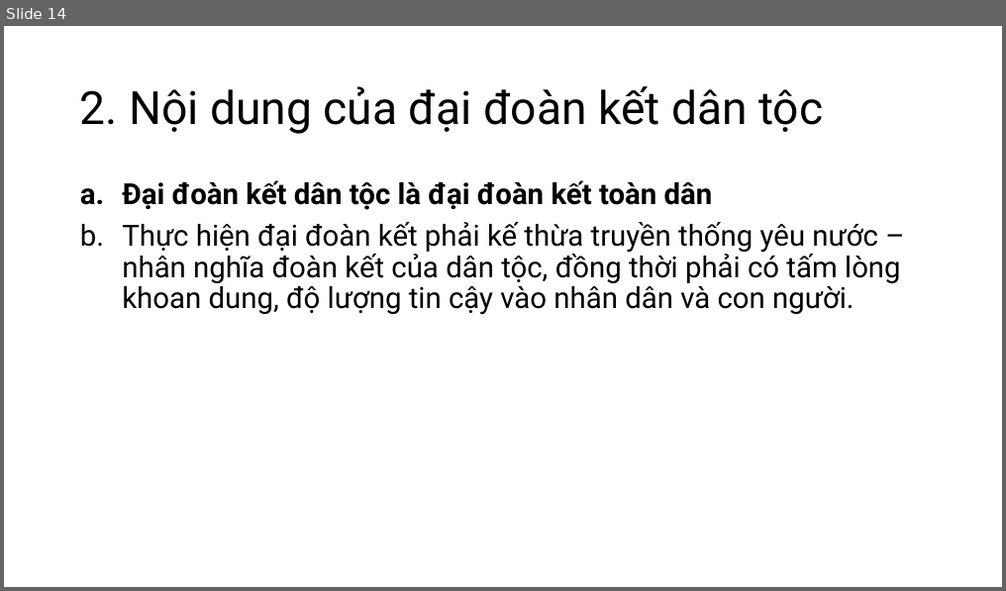
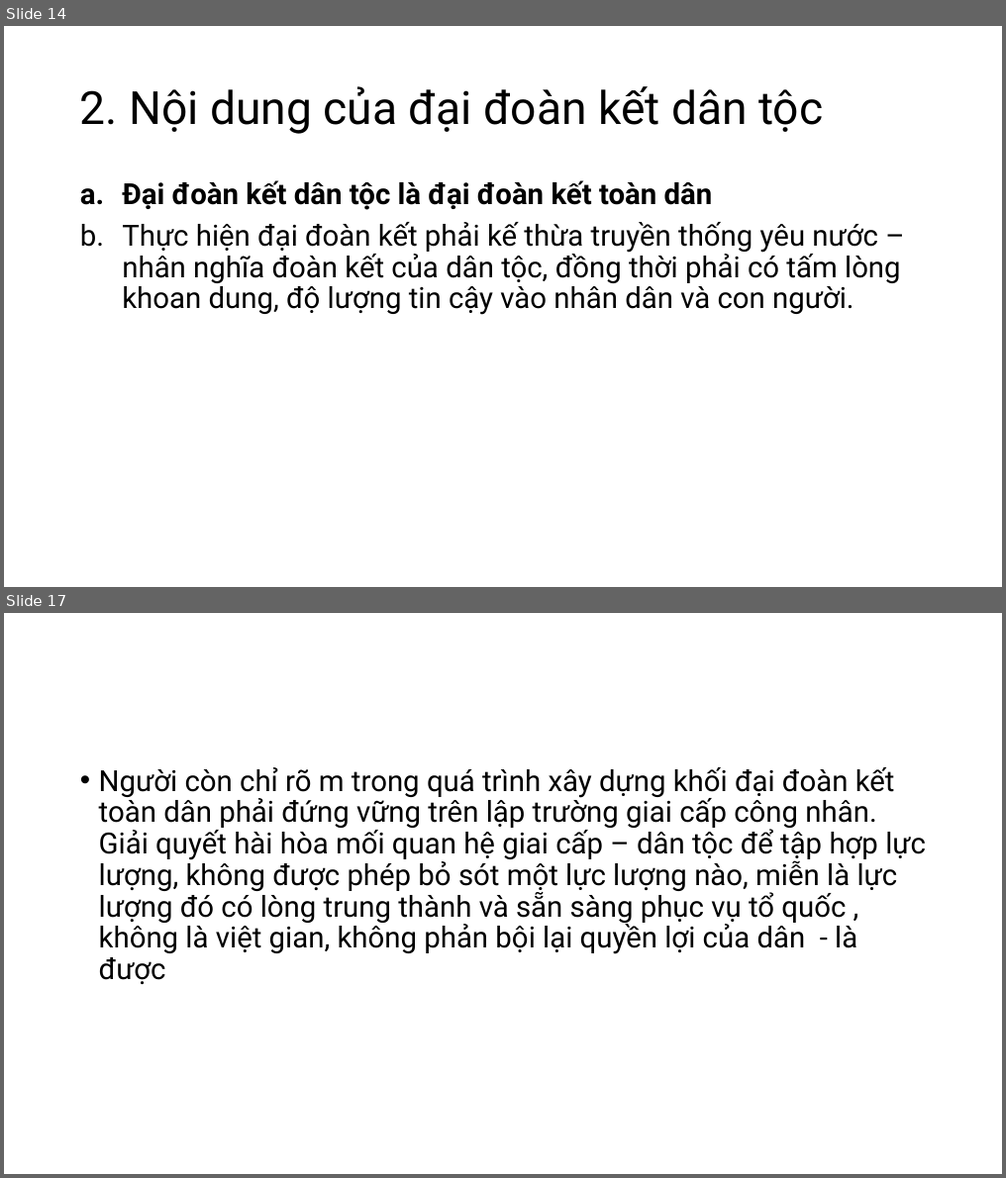
Before and after one commit to tramanh9999/hcm, a slide deck: Thuyết trình chương 5.pptx. Shown one above the other, each under a label of ours: slide 14 before the commit, slides 14 and 17 after it; the slides between them are not shown. The pictures are 1006x591 and 1006x1178 pixels, drawn with LibreOffice and Linux fonts; fonts in the diff are those of the drawing. Boxes give left, top, right and bottom in pixels: in the first picture for what was removed or moved away, otherwise in the second. Text is boxed around its words. In the diff, an @@ line names an element or a change of style, - is before the commit and + after.

```diff
--- a/Thuyết trình chương 5.pptx
+++ b/Thuyết trình chương 5.pptx
@@ slide 17 added at (4,613,1002,1174), background #FFFFFF @@
@@ text added at (99,767,926,984), 28 pt, text #000000 @@
+• Người còn chỉ rõ m trong quá trình xây dựng khối đại đoàn kết toàn dân phải đứng vững trên lập trường giai cấp công nhân. Giải quyết hài hòa mối quan hệ giai cấp – dân tộc để tập hợp lực lượng, không được phép bỏ sót một lực lượng nào, miễn là lực lượng đó có lòng trung thành và sẵn sàng phục vụ tổ quốc , không là việt gian, không phản bội lại quyền lợi của dân - là được
```
Also in this commit, not shown: 2 slides changed, 2 other slides added.
